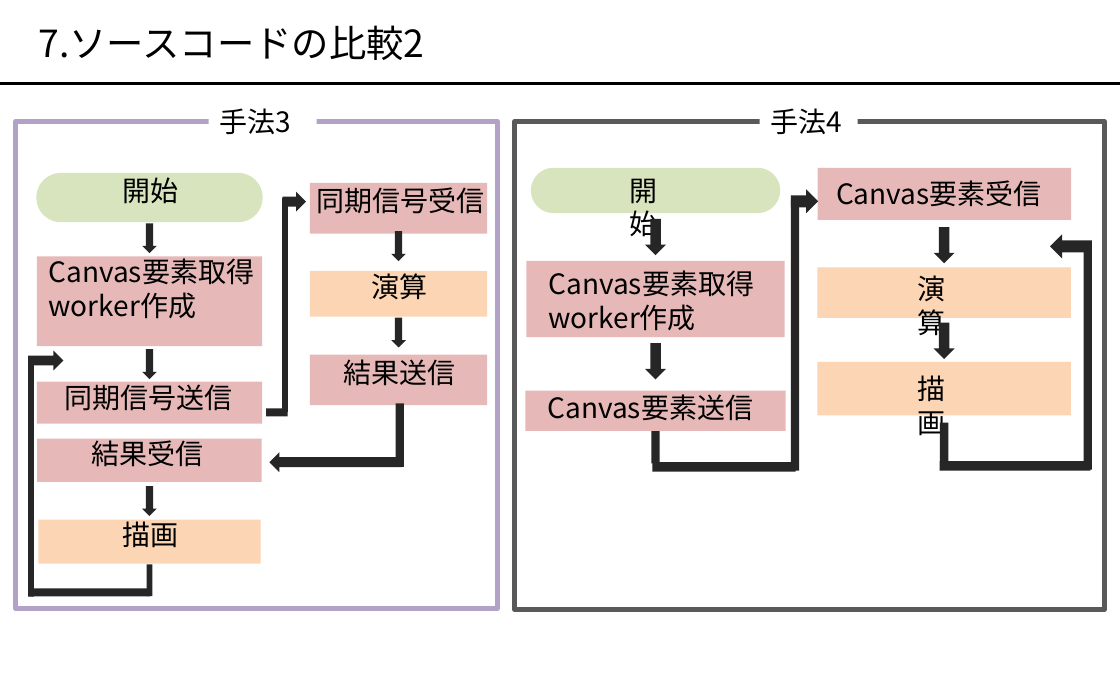
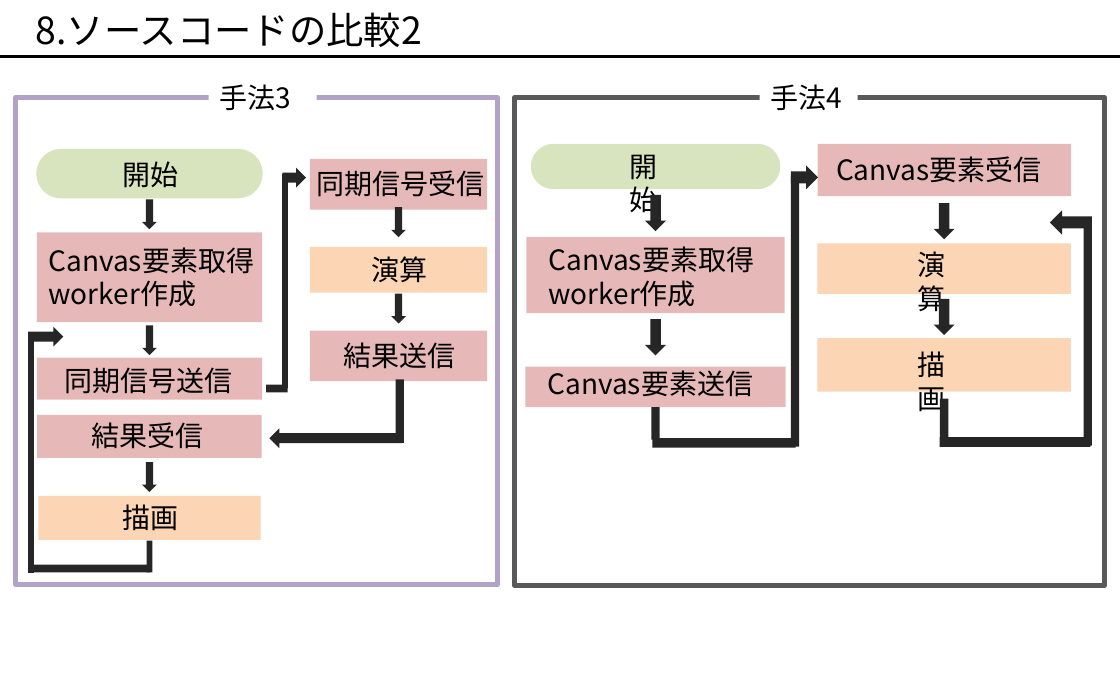
Before and after one commit to okmtaoo/-, a slide deck: slide 9 of presentation/出す.pptx. Drawn at 1120x700 pixels with LibreOffice and Linux fonts; fonts in the diff are those of the drawing. Boxes give left, top, right and bottom in pixels: in the first picture for what was removed or moved away, otherwise in the second. Text is boxed around its words. In the diff, an @@ line names an element or a change of style, - is before the commit and + after.

```diff
--- a/presentation/出す.pptx
+++ b/presentation/出す.pptx
@@ text at [36,12,422,47]: text changed @@
-7.ソースコードの比較2
+8.ソースコードの比較2
@@ 26 rectangles, 14 down arrows, 8 texts, 2 rounded rectangles, 1 line: place and size @@
-26 rectangles, 14 down arrows, 8 texts, 2 rounded rectangles, 1 line at [0,84,1120,609]
+26 rectangles, 14 down arrows, 8 texts, 2 rounded rectangles, 1 line at [0,57,1120,586]
@@ text "Canvas要素取得" rewrapped from [49,254,255,319] to [49,247,255,307] @@
@@ text "演算" rewrapped from [371,269,427,300] to [371,256,427,283] @@
@@ text "結果送信": place and size @@
-text "結果送信" at [344,359,456,386]
+text "結果送信" at [344,342,456,369]
@@ 5 texts: place and size @@
-5 texts at [65,177,484,548]
+5 texts at [65,161,484,531]
```
Also in this commit, not shown: 8 other slides changed, 4 slides added, 6 slides removed, 1 other file.
